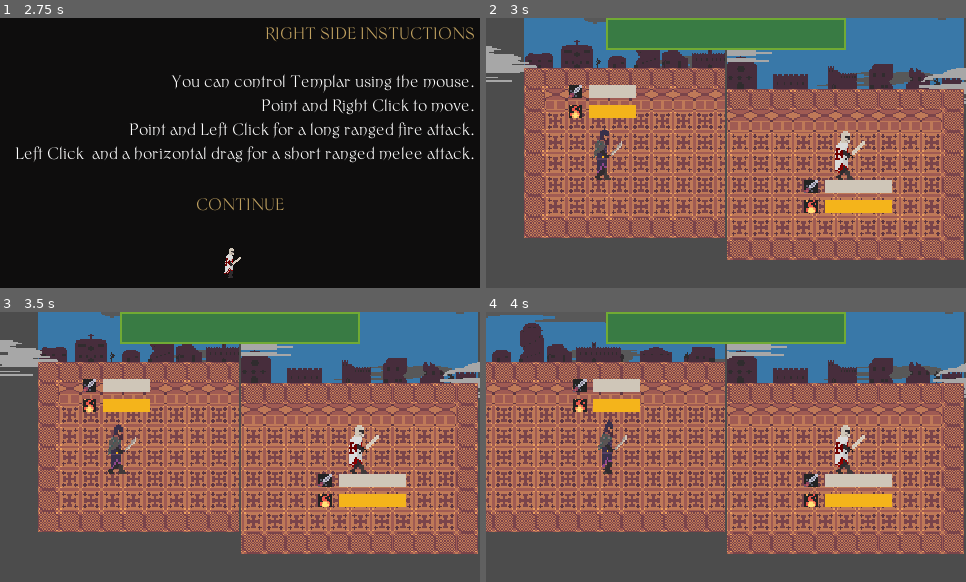
Above: before the commit, frames 1-4 (two rows, left to right).
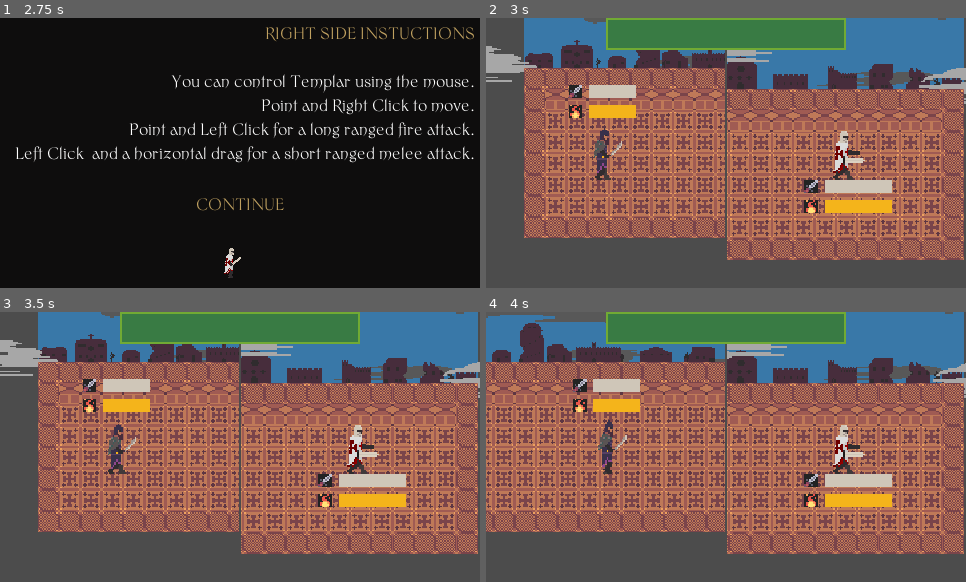
Above: after the commit, the same moments.

Repository: imav97/GMTK2021
Game: Godot game, scene res://Root.tscn
The game is run twice, just before and just after one commit, with the same random seed, the same clock (stepped at 60 frames per second) and the same inputs.
Inputs (mouse positions are in pixels of both pictures, inside the frame that each line leads up to):
- Up to frame 1 (2.75 s): click "Start" at 0.5 s; click "CONTINUE" at 1.25 s; click "CONTINUE" at 2 s
- Up to frame 2 (3 s): click "CONTINUE" at 2.75 s
- Up to frame 3 (3.5 s): no input
- Up to frame 4 (4 s): move the mouse to (831, 433) at 3.52 s; press the mouse at (831, 433) at 3.53 s; hold D (right) from 3.53 s (still down)

Frame 1 is identical in both runs. In frame 2, 0.3% of the frame differs, in the area x 72-79%, y 41-60%; in frame 3, 0.3%; in frame 4, 0.3%.

Commit message:
FIXed Templars animations

Diff:
--- a/gmtk2021/MouseCharacter.gd
+++ b/gmtk2021/MouseCharacter.gd
@@ -90,10 +90,8 @@
 
 	var speed: Vector2 = direction * ACCELERATION
 
-	if speed.length_squared() > 0:
+	if speed.length_squared() > 0 and !ani_playing:
 		$AnimationPlayer.play("walk")
-	else:
-		$AnimationPlayer.stop()
 
 	move_and_slide(speed, Vector2.UP)
 
@@ -105,6 +103,8 @@
 		get_parent().add_child(projectile)
 
 		$Fire.play()
+		ani_player.play("cast")
+		ani_playing=true
 		projectile_gauge = projectile_gauge - projectile_depletion
 		$Control/VBoxContainer/HBoxContainer2/FireGauge.value = projectile_gauge
 
@@ -143,4 +143,5 @@
 
 
 func animation_finished():
+	ani_player.play("idle")
 	ani_playing = false
--- a/gmtk2021/MouseCharacter.tscn
+++ b/gmtk2021/MouseCharacter.tscn
@@ -132,6 +132,7 @@
 [node name="Sprite" type="Sprite" parent="."]
 texture = ExtResource( 1 )
 hframes = 11
+frame = 10
 
 [node name="AnimationPlayer" type="AnimationPlayer" parent="."]
 anims/attack = SubResource( 1 )
